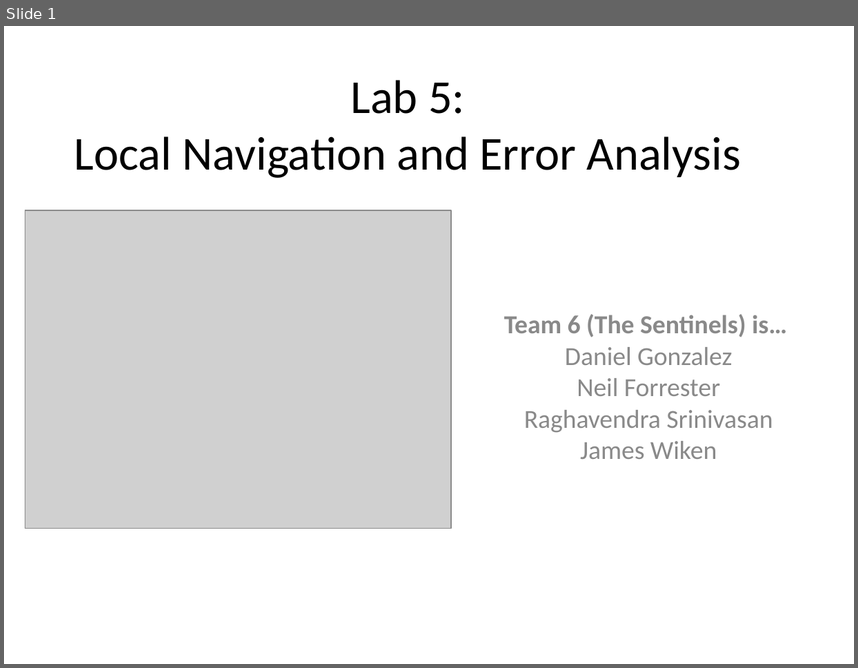
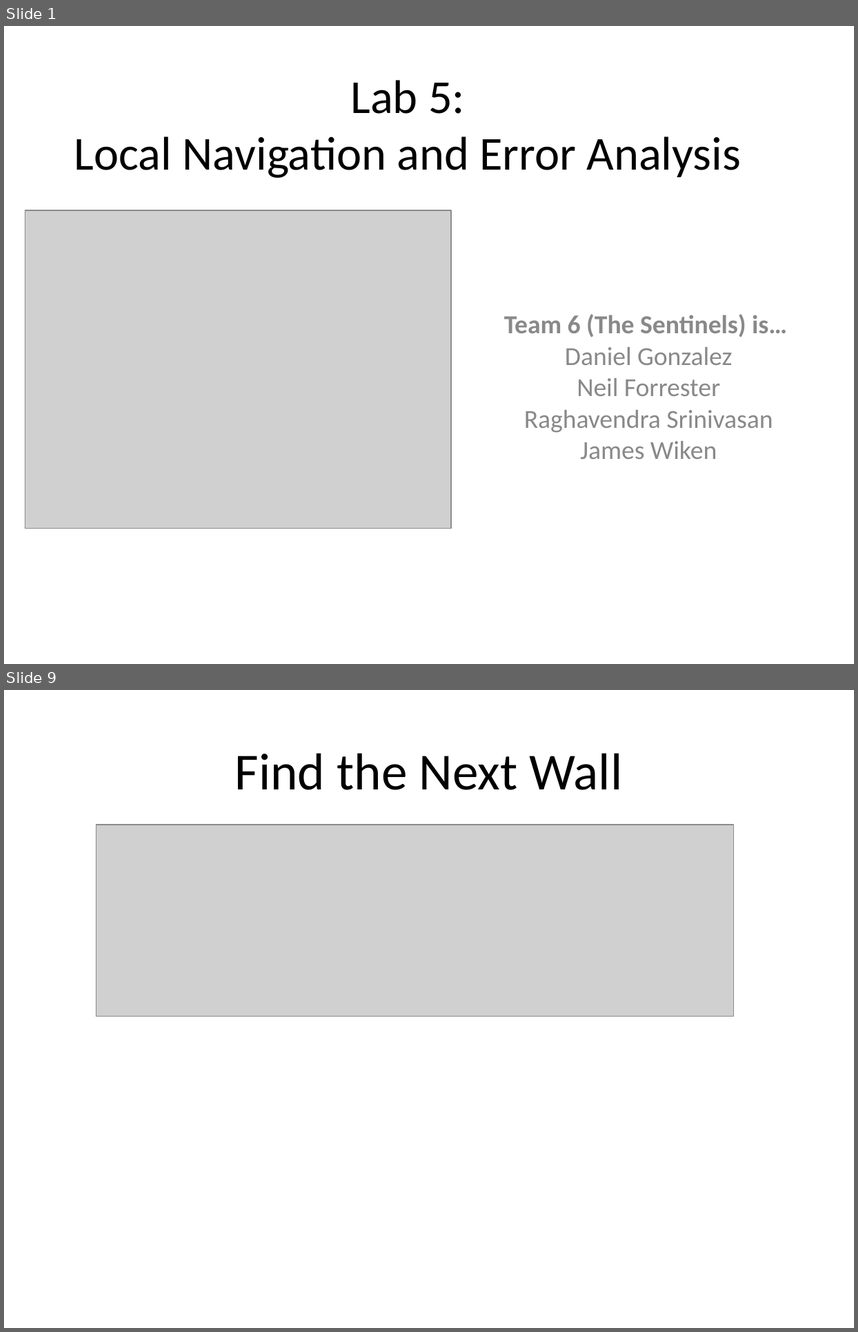
Before and after one commit to nforrester/6.141_labs, a slide deck: Other/Lab5/Lab 5.ppt. Shown one above the other, each under a label of ours: slide 1 before the commit, slides 1 and 9 after it; the slides between them are not shown. The pictures are 858x668 and 858x1332 pixels, drawn with LibreOffice and Linux fonts; fonts in the diff are those of the drawing; grey boxes stand for pictures. Boxes give left, top, right and bottom in pixels: in the first picture for what was removed or moved away, otherwise in the second. Text is boxed around its words. In the diff, an @@ line names an element or a change of style, - is before the commit and + after.

```diff
--- a/Other/Lab5/Lab 5.ppt
+++ b/Other/Lab5/Lab 5.ppt
@@ slide 9 added at <box>4,690,854,1328</box>, background #FFFFFF @@
@@ title added at <box>235,753,622,790</box>, 44 pt, text #000000 @@
+Find the Next Wall
@@ picture added at <box>96,825,733,1016</box> @@
```
Also in this commit, not shown: 4 slides changed, 4 other slides added, 2 slides removed, 7 other files.
